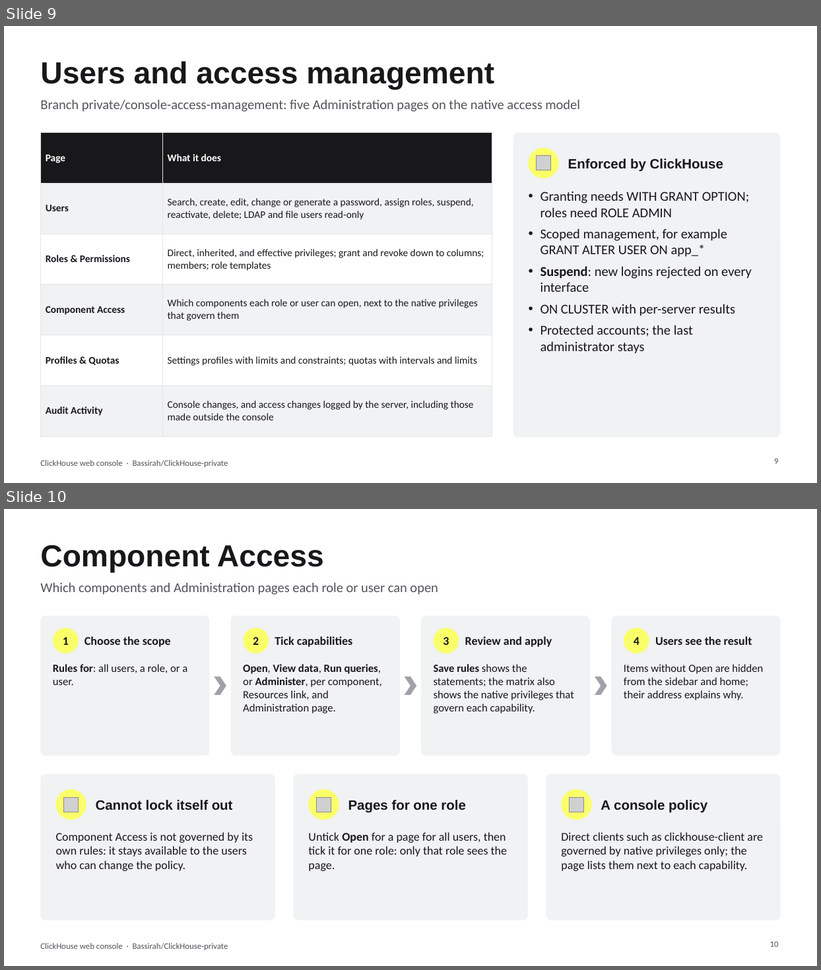
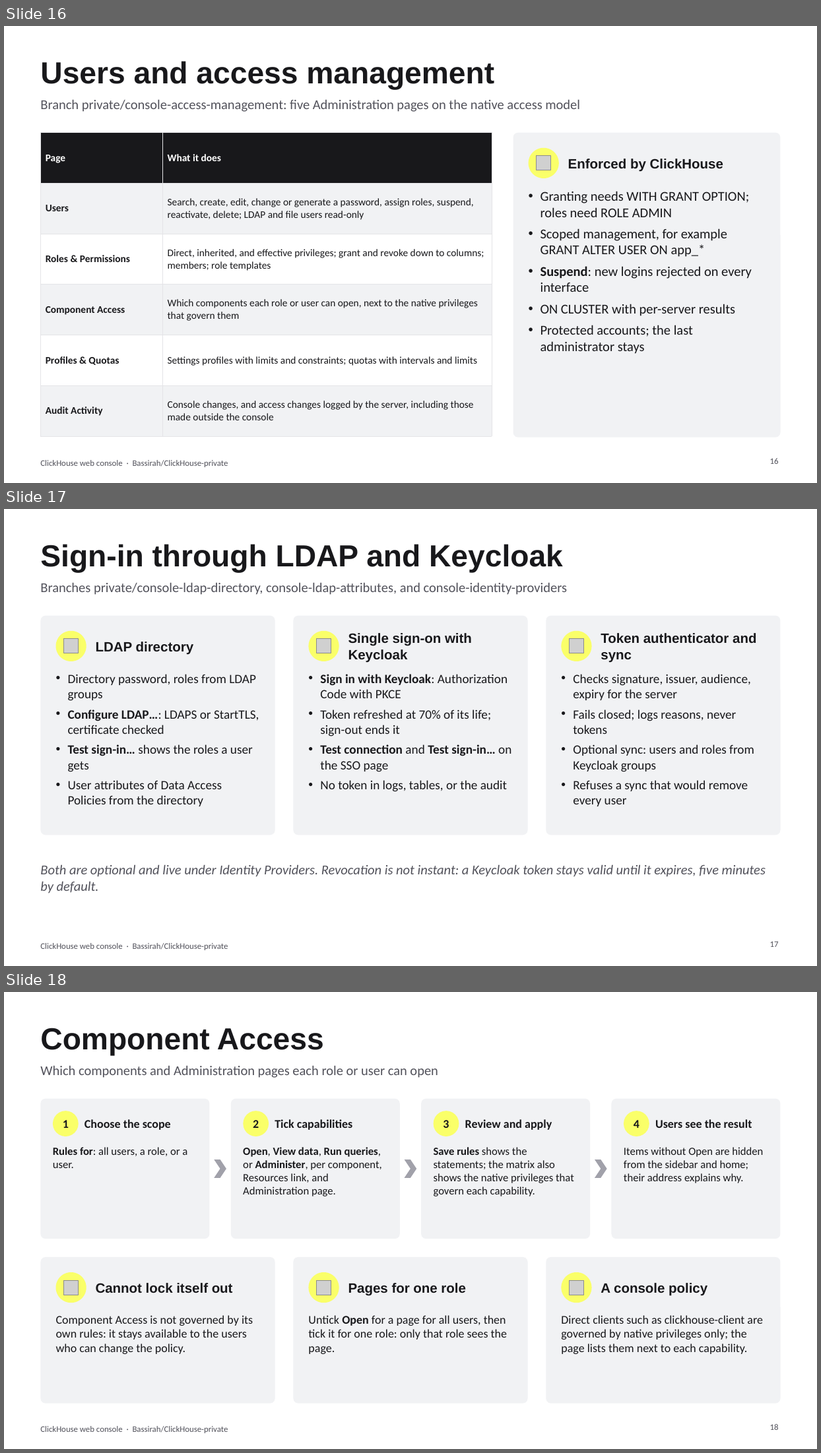
Before and after one commit to Bassirah/ClickHouse-private, a slide deck: docs/custom_dev/ClickHouse-Web-Console-Solution.pptx. Shown one above the other, each under a label of ours: slides 9 and 10 before the commit, slides 16, 17 and 18 after it. The pictures are 821x970 and 821x1453 pixels, drawn with LibreOffice and Linux fonts; fonts in the diff are those of the drawing; grey boxes stand for pictures. Boxes give left, top, right and bottom in pixels: in the first picture for what was removed or moved away, otherwise in the second. Text is boxed around its words. In the diff, an @@ line names an element or a change of style, - is before the commit and + after.

```diff
--- a/docs/custom_dev/ClickHouse-Web-Console-Solution.pptx
+++ b/docs/custom_dev/ClickHouse-Web-Console-Solution.pptx
@@ slide 17 added at bbox=[4, 509, 817, 966], background #FFFFFF; not listed: 1 template element that a slide beside it also shows @@
@@ title added at bbox=[40, 544, 563, 573], 36 pt, text #18181B, bold @@
+Sign-in through LDAP and Keycloak
@@ text added at bbox=[40, 582, 567, 595], 16 pt, text #52525B @@
+Branches private/console-ldap-directory, console-ldap-attributes, and console-identity-providers
@@ rounded rectangle added at bbox=[40, 616, 275, 835], fill #F1F2F4 @@
@@ rounded rectangle added at bbox=[293, 616, 527, 835], fill #F1F2F4 @@
@@ rounded rectangle added at bbox=[547, 616, 781, 835], fill #F1F2F4 @@
@@ ellipse added at bbox=[56, 631, 86, 661], fill #FAFF69 @@
@@ picture added at bbox=[64, 639, 79, 654] @@
@@ text added at bbox=[96, 642, 194, 655], 16 pt, text #18181B, bold @@
+LDAP directory
@@ ellipse added at bbox=[308, 631, 339, 661], fill #FAFF69 @@
@@ picture added at bbox=[316, 639, 331, 654] @@
@@ text added at bbox=[349, 633, 472, 663], 16 pt, text #18181B, bold @@
+Single sign-on with Keycloak
@@ ellipse added at bbox=[562, 631, 592, 661], fill #FAFF69 @@
@@ picture added at bbox=[570, 639, 584, 654] @@
@@ text added at bbox=[601, 633, 756, 663], 16 pt, text #18181B, bold @@
+Token authenticator and sync
@@ text added at bbox=[68, 674, 259, 807], 15 pt, text #18181B @@
+• Directory password, roles from LDAP groups
+• Configure LDAP…: LDAPS or StartTLS, certificate checked
+• Test sign-in… shows the roles a user gets
+• User attributes of Data Access Policies from the directory
@@ text added at bbox=[320, 674, 512, 792], 15 pt, text #18181B @@
+• Sign in with Keycloak: Authorization Code with PKCE
+• Token refreshed at 70% of its life; sign-out ends it
+• Test connection and Test sign-in… on the SSO page
+• No token in logs, tables, or the audit
@@ text added at bbox=[573, 674, 754, 807], 15 pt, text #18181B @@
+• Checks signature, issuer, audience, expiry for the server
+• Fails closed; logs reasons, never tokens
+• Optional sync: users and roles from Keycloak groups
+• Refuses a sync that would remove every user
@@ text added at bbox=[40, 865, 766, 894], 16 pt, text #52525B, italic @@
+Both are optional and live under Identity Providers. Revocation is not instant: a Keycloak token stays valid until it expires, five minutes by default.
@@ page number added at bbox=[770, 941, 779, 947], 10 pt, text #52525B @@
+17
@@ what was slide 9 is now slide 16 @@
@@ page number at bbox=[770, 458, 779, 464]: text changed @@
-9
+16
@@ what was slide 10 is now slide 18 @@
@@ page number at bbox=[770, 1424, 779, 1430]: text changed @@
-10
+18
```
Also in this commit, not shown: 10 slides changed, 8 other slides added, 1 other file.
